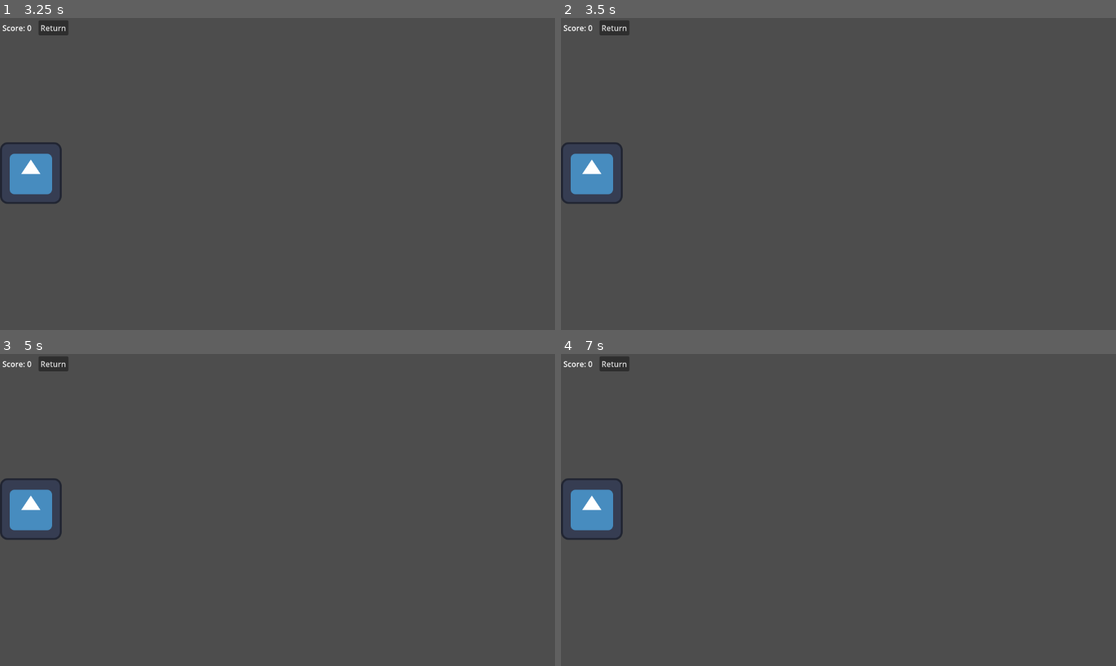
Above: before the commit, frames 1-4 (two rows, left to right).
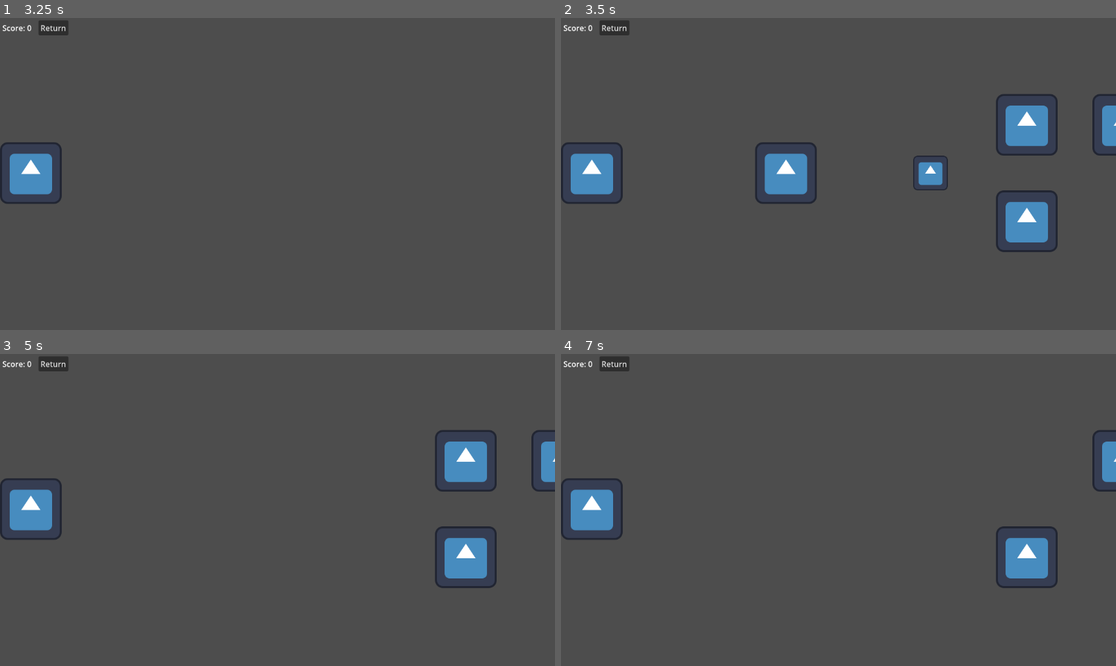
Above: after the commit, the same moments.

Repository: JoshDean599/12DI-Josh-Dean
Game: Godot game, scene res://Scenes/main_menu.tscn
Same seed, same stepped clock (60 frames per second), same inputs: the game is played once before the commit and once after it. The engine's default icon, where the game draws it, is replaced by a stand-in: a white triangle on a blue panel in a dark square.
Inputs (mouse positions are in pixels of both pictures, inside the frame that each line leads up to):
- Up to frame 1 (3.25 s): click "Play" at 0.5 s; click "Return" at 1.25 s; click "Play" at 2 s; tap Enter at 2.75 s; move the mouse to (399, 158) at 2.77 s; click (399, 158) at 2.92 s; tap Space at 3.02 s
- Up to frame 2 (3.5 s): no input
- Up to frame 3 (5 s): drag from (166, 525) to (249, 572) at 3.52 s; tap Space at 4.25 s; move the mouse to (333, 441) at 4.27 s; click (333, 441) at 4.42 s
- Up to frame 4 (7 s): drag from (810, 572) to (672, 463) at 5.02 s; tap Enter at 5.75 s; move the mouse to (1005, 556) at 5.77 s; click (1005, 556) at 5.92 s; tap Space at 6.02, 6.5 s; drag from (672, 463) to (755, 432) at 6.52 s

Frame 1 is identical in both runs. In frame 2, 4.7% of the frame differs, in the area x 35-100%, y 24-76%; in frame 3, 3.0%; in frame 4, 1.7%.

Commit message:
15_6_26
Don't know what I did

Diff:
--- a/rhythm-game-project/Scenes/Objects/note_handler.gd
+++ b/rhythm-game-project/Scenes/Objects/note_handler.gd
@@ -41,12 +41,11 @@
 
 # Called every frame. 'delta' is the elapsed time since the previous frame.
 func _process(_delta: float) -> void:
-	#$Notes.position.x = 500 - (Globals.gameTime) * Globals.noteMoveSpeed
+	$Notes.position.x = 0
 
-	# Remove if passed point of hitting
-	if noteQueue.size() > 0 and Globals.gameTime + Globals.gameBufferTime - noteQueue.front().noteTime > 0.0: # Change to proper range
+	# Remove from noteqQueue if passed point of hitting
+	if noteQueue.size() > 0 and noteQueue.front().noteTime <= Globals.gameTime: # Change to proper range
 		noteQueue.pop_front().visible = false
-		print("HidNote")
 
 	if loadedSong != null and loadedSong.Notes.size() > 0:
 		check_note()
@@ -74,6 +73,5 @@
 			closestNote = currentIndex
 		currentIndex += 1
 
-	print(Globals.gameTime, " ", Globals.gameTime - 100.0 / Globals.noteMoveSpeed, " ", 100.0 / Globals.noteMoveSpeed)
-	if loadedSong.Notes[closestNote].time <= Globals.gameTime - 1000.0 / Globals.noteMoveSpeed:
+	if loadedSong.Notes[closestNote].time <= Globals.gameTime + loadedSong.Notes[closestNote].position.x / Globals.noteMoveSpeed:
 		create_note(loadedSong.Notes.pop_at(closestNote))
--- a/rhythm-game-project/Scenes/game.gd
+++ b/rhythm-game-project/Scenes/game.gd
@@ -23,6 +23,9 @@
 		noteHandler.get_node("Notes").get_child(i).queue_free()
 	noteHandler.noteQueue = []
 
+	await get_tree().create_timer(.01).timeout
+	play_game()
+
 
 func pause_game() -> void:
 	Globals.gamePlaying = false
@@ -43,10 +46,6 @@
 	scoreLabel.text = "Score: " + str(Globals.gameScore)
 
 
-func _ready() -> void:
-	play_game()
-
-
 func _process(delta: float) -> void:
 	if Globals.gamePlaying:
 		Globals.gameTime += delta # Increase the time with delta
--- a/rhythm-game-project/Scenes/game.tscn
+++ b/rhythm-game-project/Scenes/game.tscn
@@ -45,9 +45,6 @@
 [node name="NoteHandler" parent="." unique_id=1143384118 instance=ExtResource("1_qxrlw")]
 position = Vector2(64.00009, 322)
 
-[node name="Camera2D" type="Camera2D" parent="." unique_id=495846435]
-position = Vector2(576, 324.00003)
-
 [node name="SongHandler" parent="." unique_id=1731543359 instance=ExtResource("3_wrm1d")]
 
 [connection signal="tree_entered" from="." to="." method="_on_tree_entered"]
--- a/rhythm-game-project/Scripts/globals.gd
+++ b/rhythm-game-project/Scripts/globals.gd
@@ -19,7 +19,7 @@
 var editorGridLockKeyPress: bool = false
 
 # Note variables:
-var noteMoveSpeed = 250
+var noteMoveSpeed = 250.0
 
 # GameVariables
 var loadedSong := "new"
